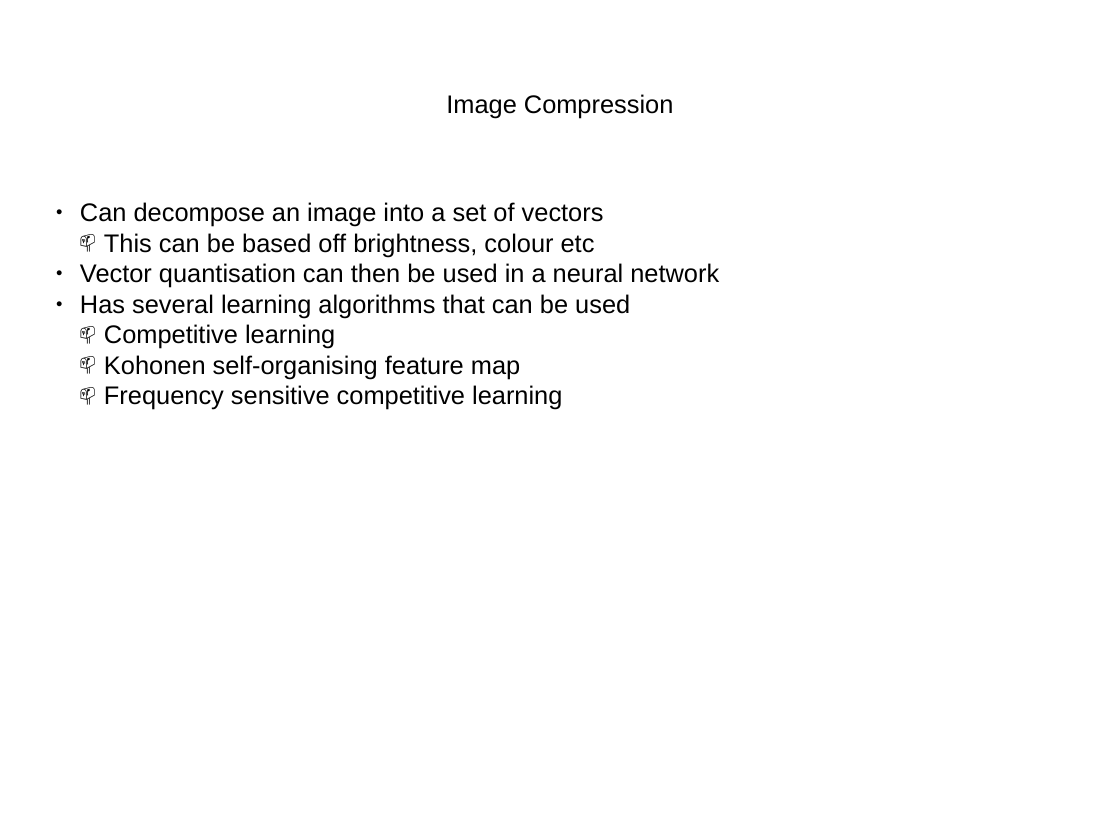
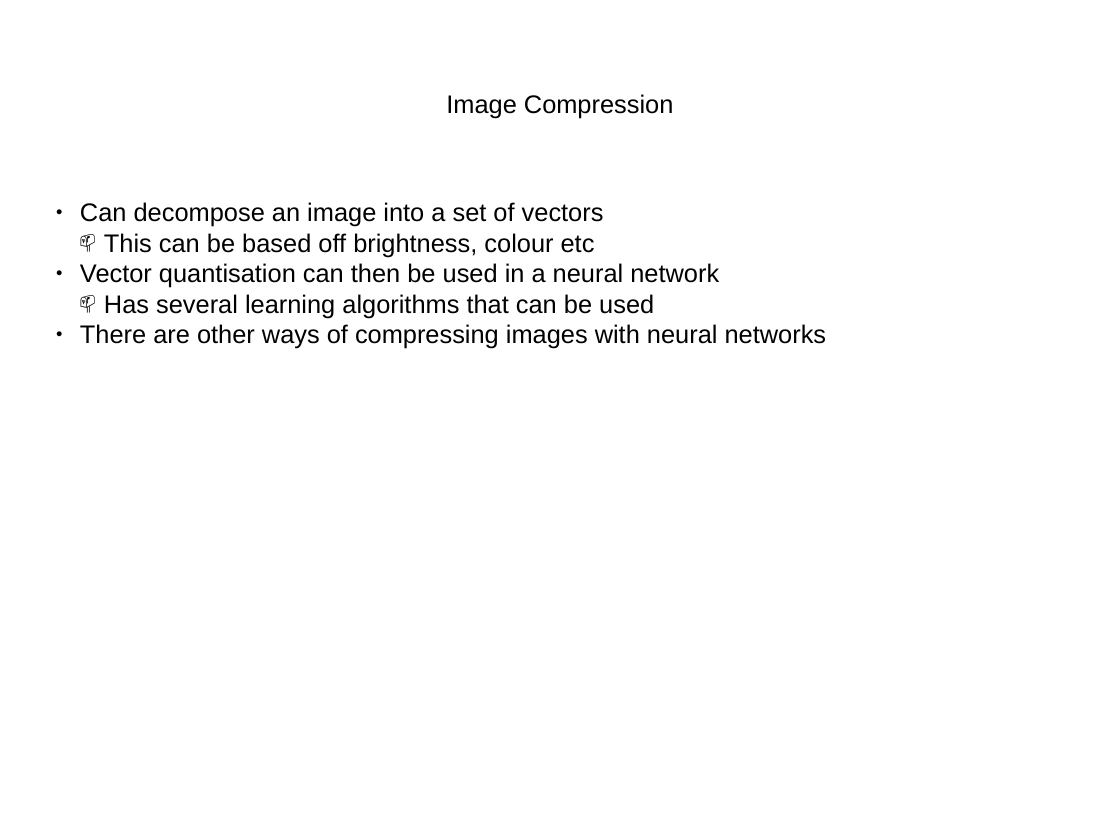
Before and after one commit to JaimeLennox/topicspresentation, a slide deck: slide 4 of presentation_applications.pptx. Drawn at 1120x840 pixels with LibreOffice and Linux fonts; fonts in the diff are those of the drawing. Boxes give left, top, right and bottom in pixels: in the first picture for what was removed or moved away, otherwise in the second. Text is boxed around its words. In the diff, an @@ line names an element or a change of style, - is before the commit and + after.

```diff
--- a/presentation_applications.pptx
+++ b/presentation_applications.pptx
@@ text at box(104, 294, 654, 318): bullet ● to 📫; list level 1 to 2 in "Has several learning algorithms that ..." @@
@@ text at box(80, 324, 827, 349): text changed @@
-  📫 Competitive learning
-  📫 Kohonen self-organising feature map
-  📫 Frequency sensitive competitive learning
+● There are other ways of compressing images with neural networks
```
Also in this commit, not shown: 1 other slide changed, 1 other file.
